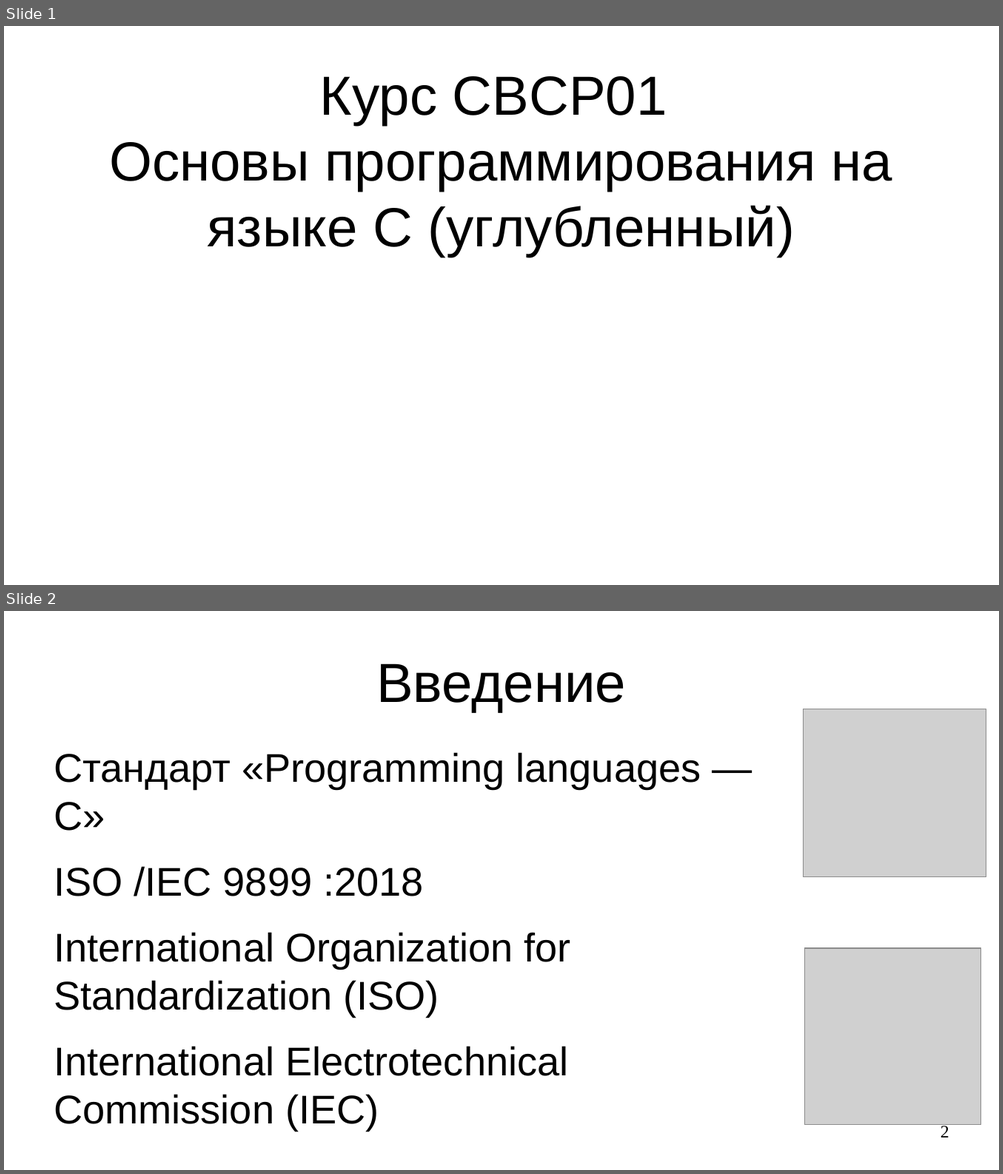
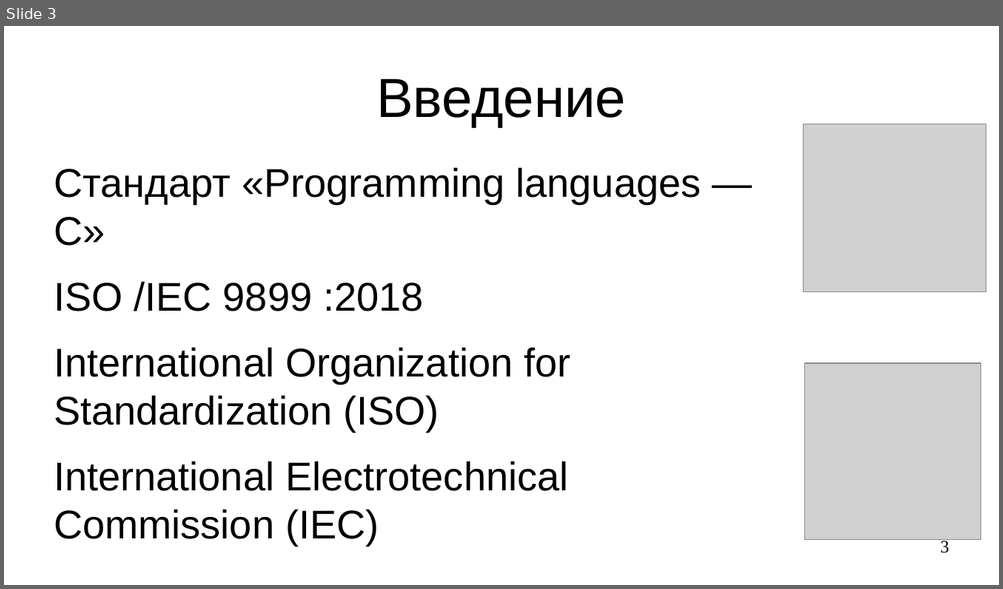
Before and after one commit to steelcraft/stud-lab, a slide deck: Лекции/CACP01.odp. Shown one above the other, each under a label of ours: slides 1 and 2 before the commit, slide 3 after it. The pictures are 1003x1174 and 1003x589 pixels, drawn with LibreOffice and Linux fonts; fonts in the diff are those of the drawing; grey boxes stand for pictures. Boxes give left, top, right and bottom in pixels: in the first picture for what was removed or moved away, otherwise in the second. Text is boxed around its words. In the diff, an @@ line names an element or a change of style, - is before the commit and + after.

```diff
--- a/Лекции/CACP01.odp
+++ b/Лекции/CACP01.odp
@@ slide 1 removed at bbox=[4, 26, 999, 585], background #FFFFFF @@
@@ title removed at bbox=[109, 76, 892, 257] @@
-Курс CBCP01
-Основы программирования на языке C (углубленный)
@@ what was slide 2 is now slide 3 @@
@@ page number at bbox=[940, 539, 949, 554]: text changed @@
-2
+3
```
Also in this commit, not shown: 6 slides added.
